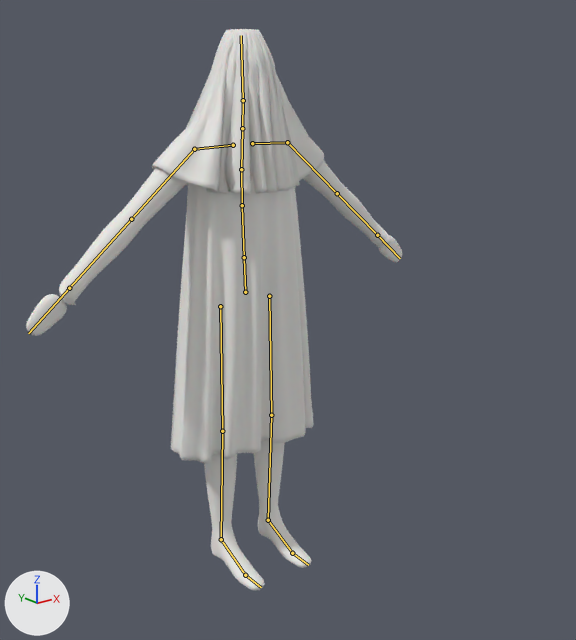
Before and after pictures for a commit that changed the Blender file SourceArt/TallerFinal/SN-01_Sonador.blend.
One viewpoint serves both versions: a camera (50 mm lens) standing at (-1.412, -1.979, 1.616) and looking at (-0.036, -0.258, 0.928). The lights are fixed; the arrows at lower left show +X, +Y and +Z. The older version comes first. The bones that bend it are drawn over the model as lines.

Names of what the first picture shows: 'SN_Body', 'SN_Tunic', 'SN_Veil'.
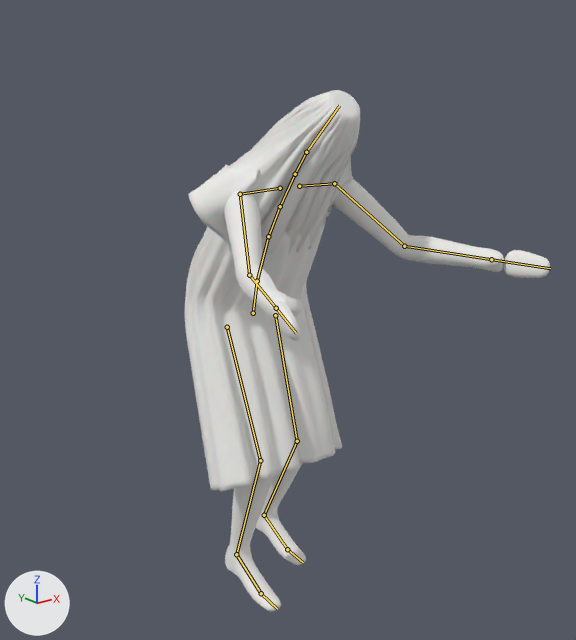
The newer file adds an action. The first version stands in its rest pose; the second is drawn at frame 43 of the action 'Peek'.

The edits, one by one:
Bone 'Hips' (bone_hips) moves from (0.0, 0.0, 0.0) to (0.0, -0.062, 0.037).
Bone 'Hips' (bone_hips) turns from (0, 0, 0) to (15, 0, 0) degrees about its own x, y and z.
Bone 'Spine' (bone_spine) turns from (0, 0, 0) to (9, 0, 0) degrees about its own x, y and z.
Bone 'Chest' (bone_chest) turns from (0, 0, 0) to (6, 0, 0) degrees about its own x, y and z.
Bone 'UpperChest' (bone_upperchest) turns from (0, 0, 0) to (-1, 0, 0) degrees about its own x, y and z.
Bone 'Neck' (bone_neck) turns from (0, 0, 0) to (5, 0, 0) degrees about its own x, y and z.
Bone 'Head' (bone_head) turns from (0, 0, 0) to (13, 6, 1) degrees about its own x, y and z.
Bone 'LeftUpperArm' (bone_leftupperarm) turns from (0, 0, 0) to (5, 3, -64) degrees about its own x, y and z.
Bone 'LeftLowerArm' (bone_leftlowerarm) turns from (0, 0, 0) to (31, 5, -17) degrees about its own x, y and z.
Bone 'RightUpperArm' (bone_rightupperarm) turns from (0, 0, 0) to (5, -3, 64) degrees about its own x, y and z.
Bone 'RightLowerArm' (bone_rightlowerarm) turns from (0, 0, 0) to (31, -5, 17) degrees about its own x, y and z.
Bone 'LeftUpperLeg' (bone_leftupperleg) turns from (0, 0, 0) to (28, 0, 0) degrees about its own x, y and z.
Bone 'LeftLowerLeg' (bone_leftlowerleg) turns from (0, 0, 0) to (-38, 0, 0) degrees about its own x, y and z.
Bone 'LeftFoot' (bone_leftfoot) turns from (0, 0, 0) to (20, 0, 0) degrees about its own x, y and z.
Bone 'RightUpperLeg' (bone_rightupperleg) turns from (0, 0, 0) to (40, 0, 0) degrees about its own x, y and z.
Bone 'RightLowerLeg' (bone_rightlowerleg) turns from (0, 0, 0) to (-40, 0, 0) degrees about its own x, y and z.
Bone 'RightFoot' (bone_rightfoot) turns from (0, 0, 0) to (10, 0, 0) degrees about its own x, y and z.

Pixel boxes [x1, y1, x2, y2] of what changed, in the pictures (576 x 640 px):
'SN_Tunic', posed: before [171, 176, 314, 464]; after [185, 219, 342, 491]
'SN_Body', posed: before [26, 161, 402, 590]; after [224, 179, 550, 611]
'SN_Veil', posed: before [152, 29, 324, 194]; after [188, 90, 360, 255]
bone 'Hips', root to tip: before (245, 292) to (244, 257); after (253, 313) to (257, 281)
bone 'Spine', root to tip: before (244, 257) to (242, 205); after (257, 281) to (268, 236)
bone 'Chest', root to tip: before (242, 205) to (241, 169); after (268, 236) to (280, 206)
bone 'UpperChest', root to tip: before (241, 169) to (242, 128); after (280, 206) to (295, 174)
bone 'Neck', root to tip: before (242, 128) to (243, 100); after (295, 174) to (306, 152)
bone 'Head', root to tip: before (243, 100) to (241, 35); after (306, 152) to (339, 105)
bone 'LeftUpperArm', root to tip: before (287, 142) to (337, 193); after (334, 183) to (404, 246)
bone 'LeftLowerArm', root to tip: before (337, 193) to (377, 235); after (404, 246) to (491, 259)
bone 'RightUpperArm', root to tip: before (194, 149) to (131, 219); after (240, 194) to (249, 275)
bone 'RightLowerArm', root to tip: before (131, 219) to (69, 288); after (249, 275) to (276, 308)
bone 'LeftUpperLeg', root to tip: before (269, 296) to (271, 415); after (275, 315) to (297, 441)
bone 'LeftLowerLeg', root to tip: before (271, 415) to (268, 520); after (297, 441) to (264, 515)
bone 'LeftFoot', root to tip: before (268, 520) to (292, 553); after (264, 515) to (287, 549)
bone 'RightUpperLeg', root to tip: before (220, 306) to (222, 431); after (227, 327) to (260, 460)
bone 'RightLowerLeg', root to tip: before (222, 431) to (221, 539); after (260, 460) to (236, 554)
bone 'RightFoot', root to tip: before (221, 539) to (245, 575); after (236, 554) to (261, 593)
